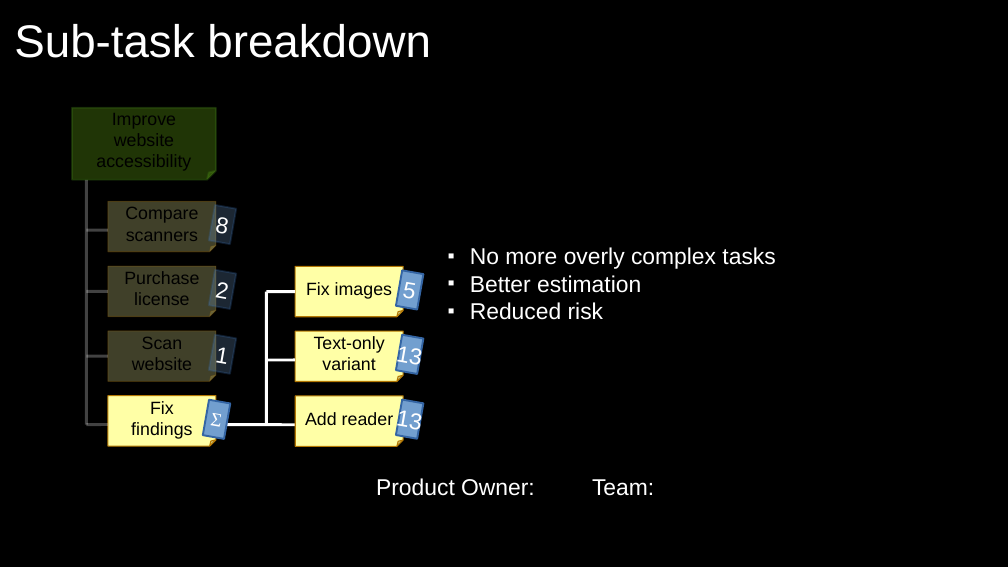
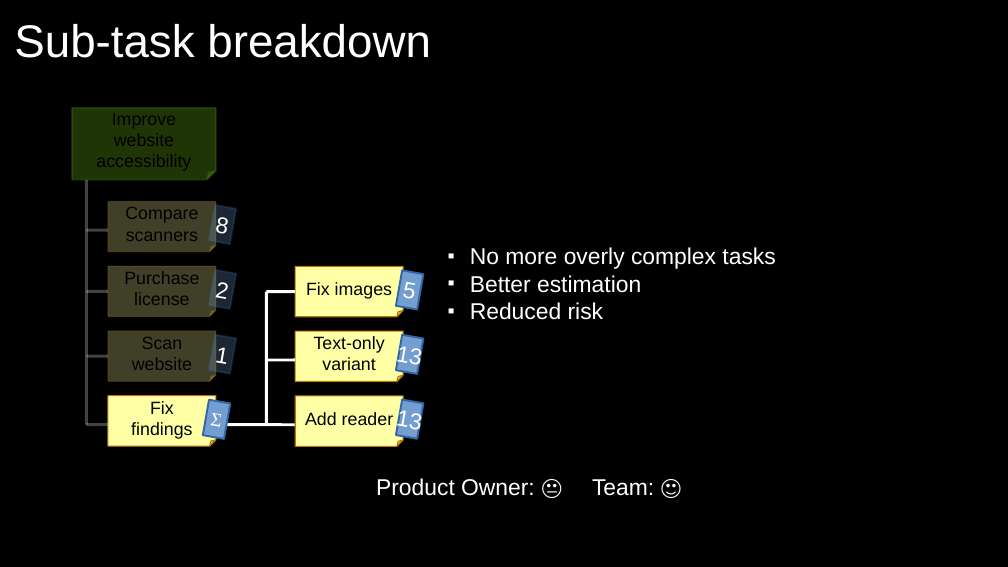
Before and after one commit to exasol/tutorials, a slide deck: slide 22 of estimating/estimating.odp. Drawn at 1008x567 pixels with LibreOffice and Linux fonts; fonts in the diff are those of the drawing; background and template pictures are left out. Boxes give left, top, right and bottom in pixels: in the first picture for what was removed or moved away, otherwise in the second. Text is boxed around its words. In the diff, an @@ line names an element or a change of style, - is before the commit and + after.

```diff
--- a/estimating/estimating.odp
+++ b/estimating/estimating.odp
@@ text at bbox=[376, 478, 654, 496]: text changed @@
-Product Owner: Team:
+Product Owner: 😐 Team: 🙂
```
Also in this commit, not shown: 7 other slides changed, 1 slide added.
